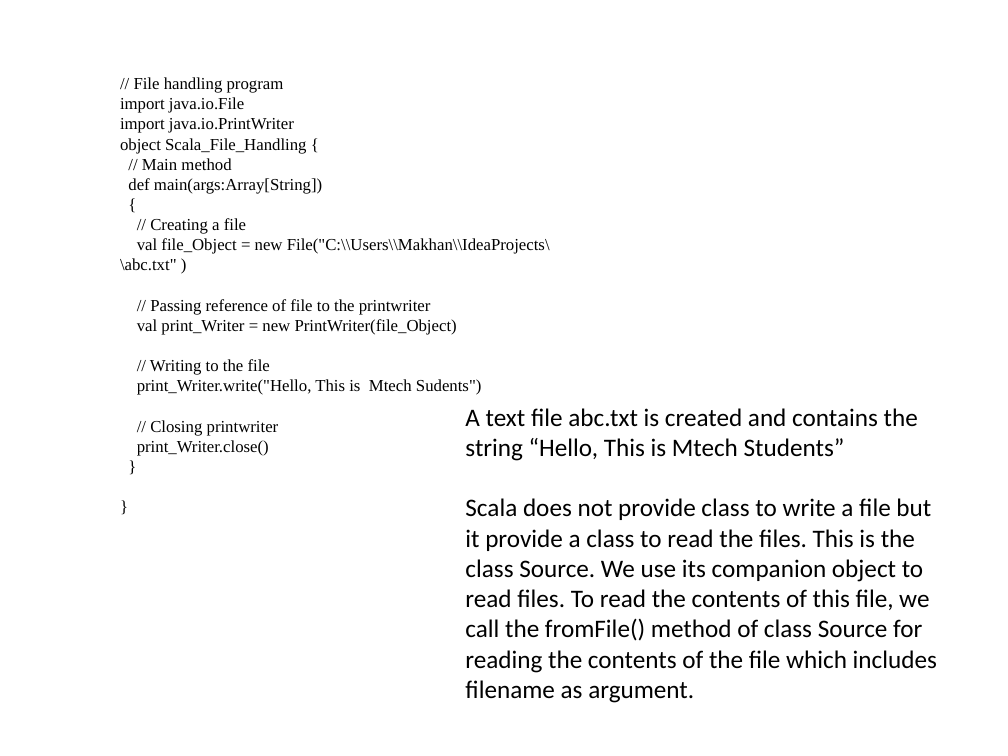
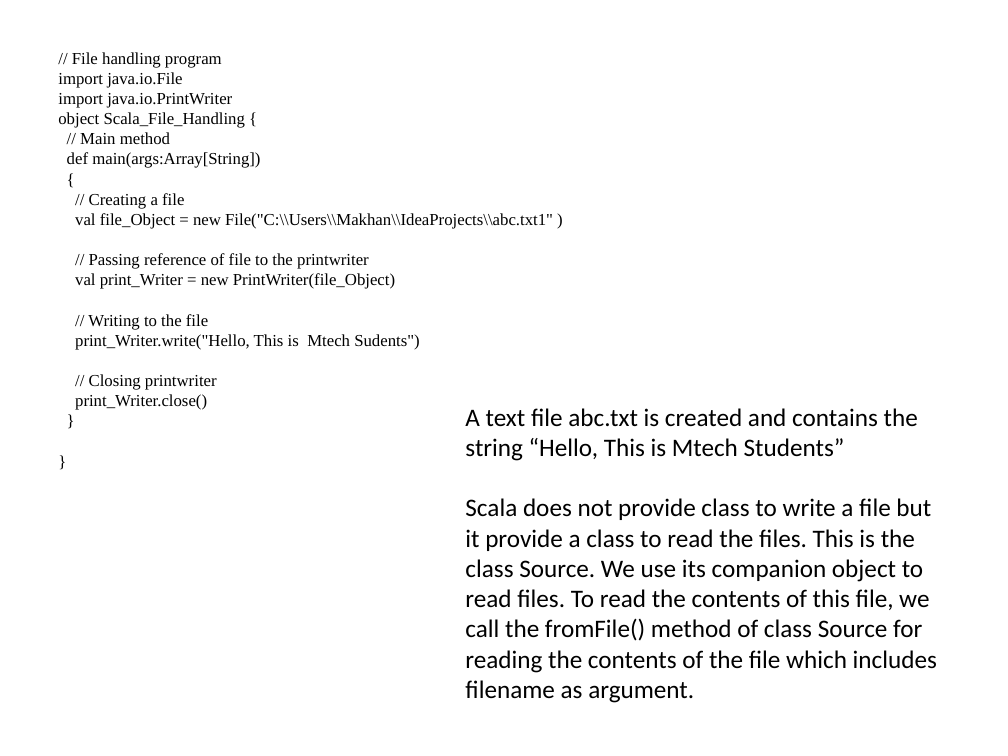
Before and after one commit to makhan010385/Mtech, a slide deck: slide 124 of Scala upated.pptx. Drawn at 1008x756 pixels with LibreOffice and Linux fonts; fonts in the diff are those of the drawing. Boxes give left, top, right and bottom in pixels: in the first picture for what was removed or moved away, otherwise in the second. Text is boxed around its words. In the diff, an @@ line names an element or a change of style, - is before the commit and + after.

```diff
--- a/Scala upated.pptx
+++ b/Scala upated.pptx
@@ text "// File handling program" moved from (x1=120, y1=77, x2=550, y2=456) to (x1=58, y1=52, x2=553, y2=410) @@
@@ text at (x1=75, y1=213, x2=553, y2=229): text changed @@
-val file_Object = new File("C:\\Users\\Makhan\\IdeaProjects\\abc.txt" )
+val file_Object = new File("C:\\Users\\Makhan\\IdeaProjects\\abc.txt1" )
```
Also in this commit, not shown: 33 slides added.
